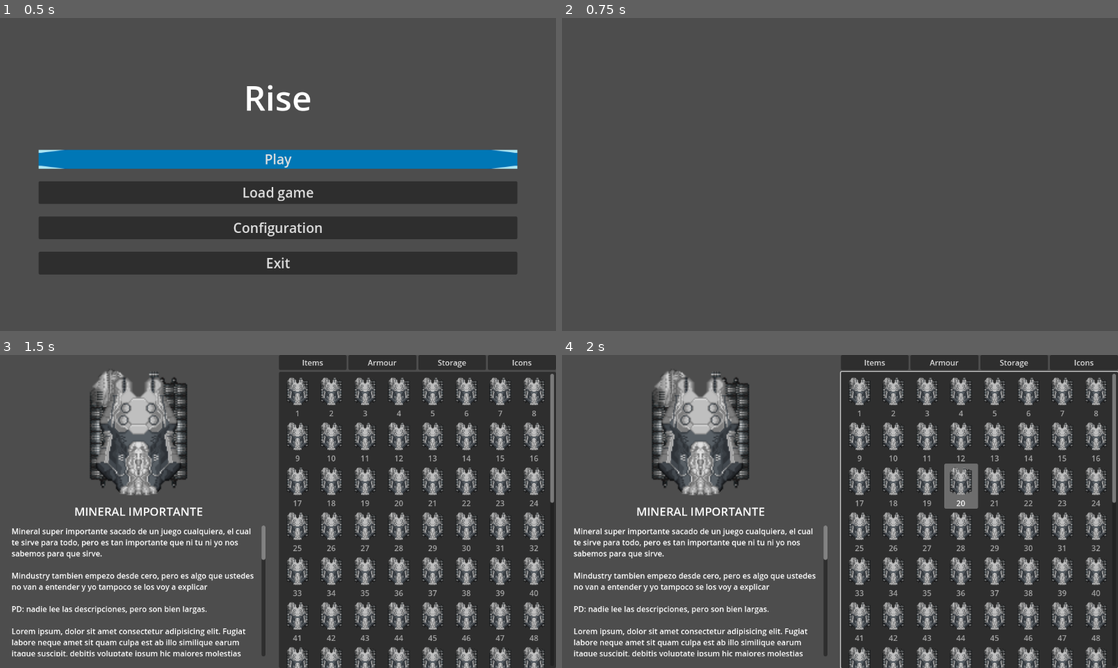
Above: before the commit, frames 1-4 (two rows, left to right).
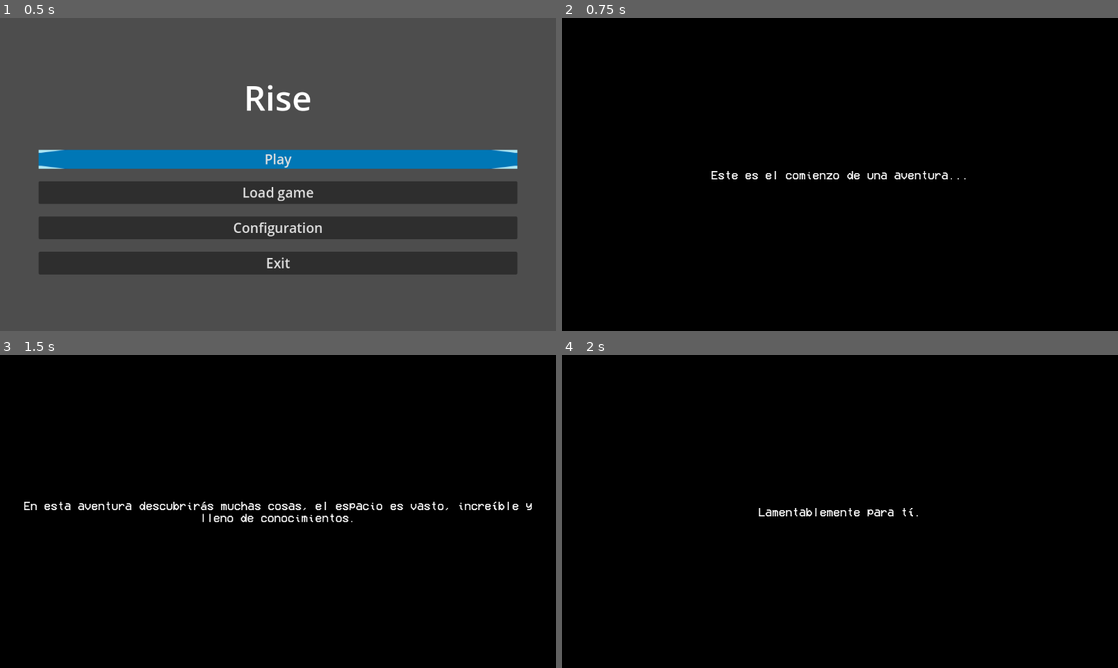
Above: after the commit, the same moments.

Repository: RegreDanger/Rise
Game: Godot game, scene res://scenes/ui/main_menu.tscn
The game is run twice, just before and just after one commit, with the same random seed, the same clock (stepped at 60 frames per second) and the same inputs.
Inputs (mouse positions are in pixels of both pictures, inside the frame that each line leads up to):
- Up to frame 1 (0.5 s): no input
- Up to frame 2 (0.75 s): click "Play" at 0.5 s
- Up to frame 3 (1.5 s): tap Enter at 1.25 s; move the mouse to (400, 495) at 1.27 s; hold D (move_right) from 1.28 s (still down); tap I (key_i) at 1.35 s
- Up to frame 4 (2 s): keep holding D (move_right); click (962, 495) at 1.55 s

Frame 1 is identical in both runs. In frame 2, 100% of the frame differs, in the area x 0-100%, y 0-100%; in frame 3, 100%; in frame 4, 100%.

Commit message:
Refactor project structure by adding an introduction scene, updating input manager, and enhancing UI components. Improved organization and functionality across various scripts and configurations.

Diff:
--- a/project.godot
+++ b/project.godot
@@ -65,3 +65,13 @@
 , Object(InputEventKey,"resource_local_to_scene":false,"resource_name":"","device":-1,"window_id":0,"alt_pressed":false …(186 unchanged characters)…
 ]
 }
+click={
+"deadzone": 0.2,
+"events": [Object(InputEventMouseButton,"resource_local_to_scene":false,"resource_name":"","device":-1,"window_id":0,"alt_pressed":false,"shift_pressed":false,"ctrl_pressed":false,"meta_pressed":false,"button_mask":1,"position":Vector2(376, 19),"global_position":Vector2(395, 115),"factor":1.0,"button_index":1,"canceled":false,"pressed":true,"double_click":false,"script":null)
+]
+}
+key_space={
+"deadzone": 0.2,
+"events": [Object(InputEventKey,"resource_local_to_scene":false,"resource_name":"","device":-1,"window_id":0,"alt_pressed":false,"shift_pressed":false,"ctrl_pressed":false,"meta_pressed":false,"pressed":false,"keycode":0,"physical_keycode":32,"key_label":0,"unicode":32,"location":0,"echo":false,"script":null)
+]
+}
--- /dev/null
+++ b/scenes/introduction/introduction.tscn
@@ -0,0 +1,47 @@
+[gd_scene load_steps=5 format=3 uid="uid://bpc6q0i6x0vvw"]
+
+[ext_resource type="Script" uid="uid://cqbl0mrnruo4a" path="res://scripts/ui/introduction.gd" id="1_1fv16"]
+[ext_resource type="FontFile" uid="uid://imwdhu7ylapg" path="res://assets/fonts/vrc_osd.ttf" id="1_pbq1p"]
+
+[sub_resource type="StyleBoxFlat" id="StyleBoxFlat_1fv16"]
+bg_color = Color(0, 0, 0, 1)
+
+[sub_resource type="LabelSettings" id="LabelSettings_lxyvh"]
+font = ExtResource("1_pbq1p")
+font_size = 24
+
+[node name="Introduction" type="Node2D"]
+script = ExtResource("1_1fv16")
+
+[node name="CanvasLayer" type="CanvasLayer" parent="."]
+
+[node name="Control" type="Control" parent="CanvasLayer"]
+layout_mode = 3
+anchors_preset = 15
+anchor_right = 1.0
+anchor_bottom = 1.0
+grow_horizontal = 2
+grow_vertical = 2
+
+[node name="PanelContainer" type="PanelContainer" parent="CanvasLayer/Control"]
+layout_mode = 1
+anchors_preset = 15
+anchor_right = 1.0
+anchor_bottom = 1.0
+grow_horizontal = 2
+grow_vertical = 2
+theme_override_styles/panel = SubResource("StyleBoxFlat_1fv16")
+
+[node name="MarginContainer" type="MarginContainer" parent="CanvasLayer/Control/PanelContainer"]
+layout_mode = 2
+theme_override_constants/margin_left = 24
+theme_override_constants/margin_right = 24
+
+[node name="Label" type="Label" parent="CanvasLayer/Control/PanelContainer/MarginContainer"]
+custom_minimum_size = Vector2(0, 300)
+layout_mode = 2
+text = "verga chamo, tu si eres cagon ajdkadjddddddddddddddddddddddddddddddddddddddddddddddddddddddddddddddddddd"
+label_settings = SubResource("LabelSettings_lxyvh")
+horizontal_alignment = 1
+vertical_alignment = 1
+autowrap_mode = 2
--- a/scripts/autoload/input/input_manager.gd
+++ b/scripts/autoload/input/input_manager.gd
@@ -5,8 +5,10 @@
 # global signal
 signal input_action(action_name: String, is_toggle: bool)
 
-var input_keys := {
-	"inventory": "key_i"
+var input_keys: Dictionary = {
+	"inventory": "key_i",
+	"click": "click",
+	"key_space": "key_space"
 }
 
 var visible := false
--- /dev/null
+++ b/scripts/ui/introduction.gd
@@ -0,0 +1,27 @@
+class_name Introduction
+
+extends Node2D
+
+#constans
+const dialog = [
+	"Este es el comienzo de una aventura...","En esta aventura descubrirás muchas cosas, el espacio es vasto, increíble y lleno de conocimientos.","Lamentablemente para tí.","No todos los conocimientos son buenos."
+]
+
+#ready
+@onready var input_manager_loaded: Input_manager = input_manager
+@onready var label: Label = $CanvasLayer/Control/PanelContainer/MarginContainer/Label
+#vars
+var current_line = 0
+
+func _ready() -> void:
+	label.text = dialog[current_line]
+	current_line = 1
+
+	#events
+	input_manager_loaded.connect("input_action", next_line)
+
+func next_line(action: String, toggle: bool):
+	if action == "key_space" || "click":
+		if toggle && dialog.size() > current_line:
+			label.text = dialog[current_line]
+			current_line += 1
--- a/scripts/ui/inventory.gd
+++ b/scripts/ui/inventory.gd
@@ -1,6 +1,6 @@
 class_name Inventory extends Control
 
-#readys
+#ready
 @onready var input_manager_loaded: Input_manager = input_manager
 @onready var inventory: Control = $"."
 @onready var itemList: ItemList = $HBoxContainer/VBoxContainer2/ItemList
--- a/scripts/ui/main_menu.gd
+++ b/scripts/ui/main_menu.gd
@@ -2,9 +2,13 @@
 
 extends Control
 
+#scenes
+const LEVEL_ONE_SCENE = preload("res://scenes/maps/level_one.tscn")
+const INTRODUCTION_SCENE = preload("res://scenes/introduction/introduction.tscn")
+
 #imports
-@onready var exit_button = $VBoxContainer/MarginContainer/VBoxContainer/ExitButton
-@onready var play_button = $VBoxContainer/MarginContainer/VBoxContainer/PlayButton
+@onready var exit_button: Button = $VBoxContainer/MarginContainer/VBoxContainer/ExitButton
+@onready var play_button: Button = $VBoxContainer/MarginContainer/VBoxContainer/PlayButton
 
 func _ready() -> void:
 	#connect events
@@ -12,7 +16,8 @@
 	exit_button.connect("pressed",on_exit_pressed)
 
 func on_play_pressed():
-	get_tree().change_scene_to_file("res://scenes/maps/level_one.tscn")
+	get_tree().change_scene_to_packed(INTRODUCTION_SCENE)
+	#get_tree().change_scene_to_file("res://scenes/maps/level_one.tscn")
 
 func on_exit_pressed():
 	get_tree().quit()
Binary file added: assets/fonts/vrc_osd.ttf
Not shown, added: assets/fonts/vrc_osd.ttf.import
Not shown, added: scripts/ui/introduction.gd.uid
